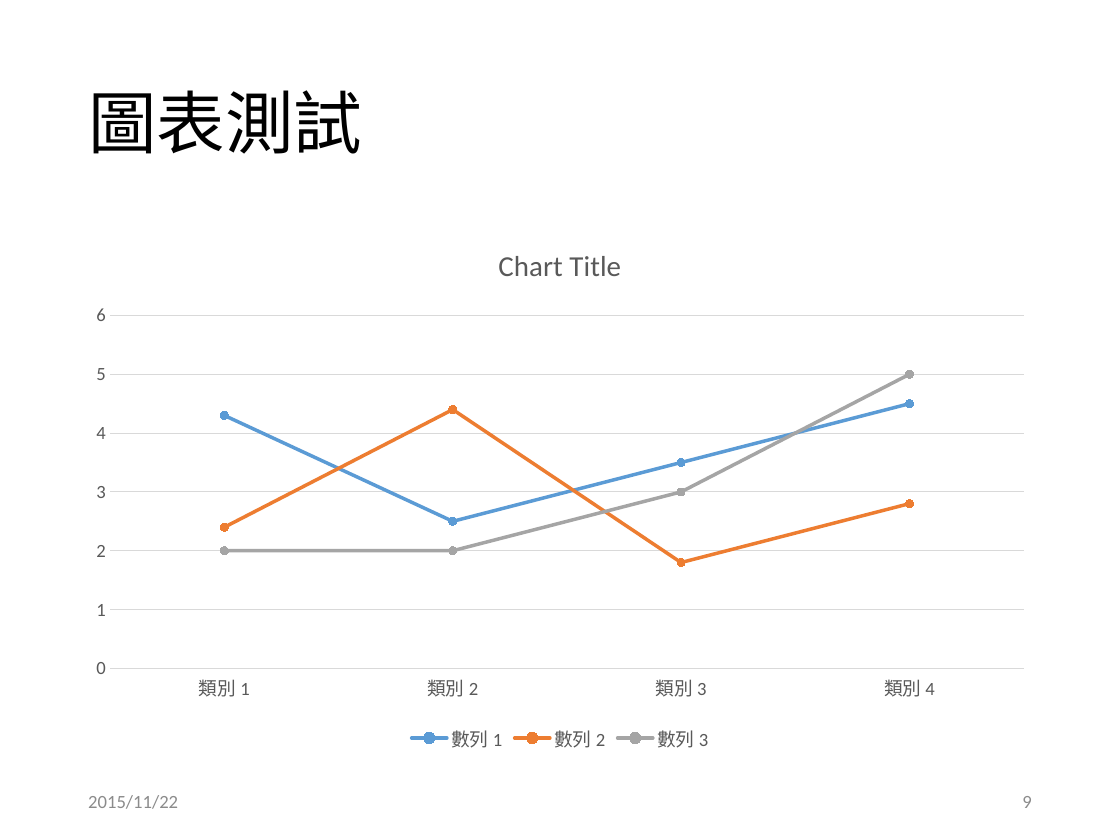
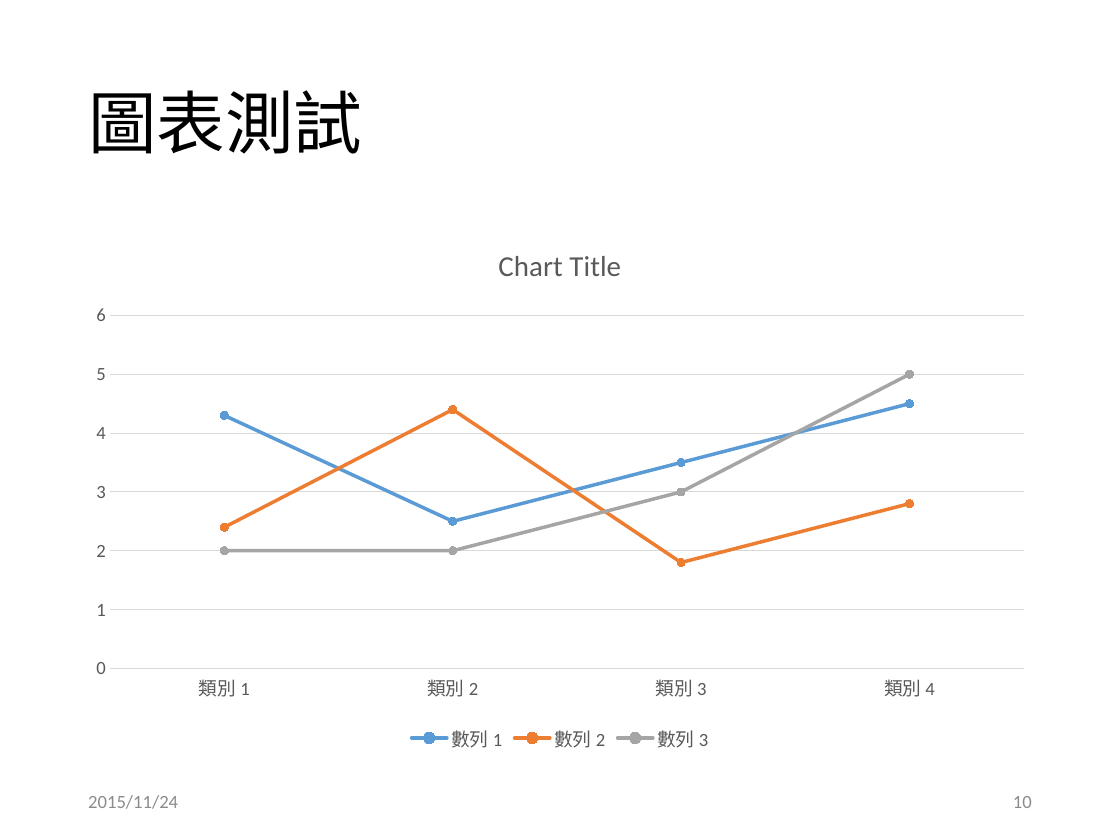
Before and after one commit to g21589/PPTX2HTML, a slide deck: slide 10 of files/test.pptx (slide 9 before the commit). Drawn at 1120x840 pixels with LibreOffice and Linux fonts; fonts in the diff are those of the drawing. Boxes give left, top, right and bottom in pixels: in the first picture for what was removed or moved away, otherwise in the second. Text is boxed around its words. In the diff, an @@ line names an element or a change of style, - is before the commit and + after.

```diff
--- a/files/test.pptx
+++ b/files/test.pptx
@@ text at (88, 795, 178, 809): text changed @@
-2015/11/22
+2015/11/24
@@ page number at (1013, 796, 1032, 808): text changed @@
-9
+10
```
Also in this commit, not shown: 8 other slides changed, 1 slide added, 39 other files.
